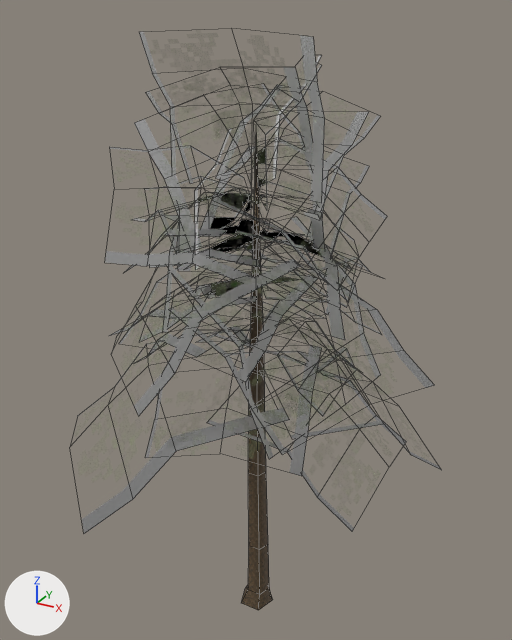
One commit to the FBX model Assets/SkythianCat/Hand_Painted_Nature_Kit_LITE/Meshes/Pine01.fbx: the scene before it, then after it.
Before and after are seen from a camera (50 mm lens) standing at (13.8, -25.1, 27.8) and looking at (-0.4, 0.7, 14.9). The lights are fixed; the arrows at lower left show +X, +Y and +Z. Mesh edges are drawn as thin lines. Where no turn or scale is listed for an object, it has been applied to the vertices. Vertices at the same position are counted once.

Names of what the first picture shows: 'Pine01'.
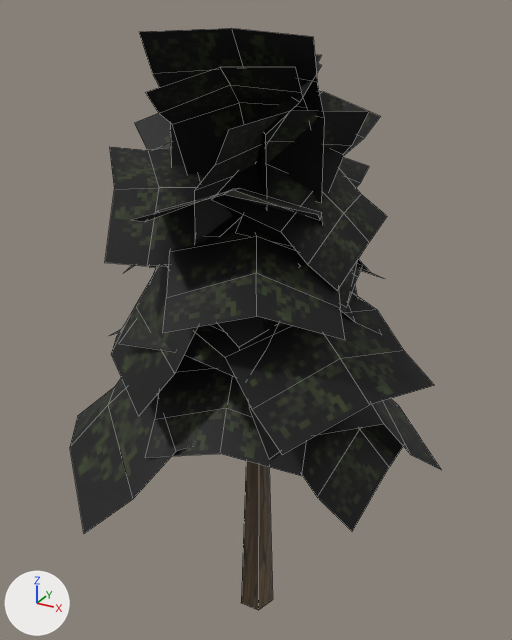
The change, as a diff of the scene's bpy script:
```diff
--- a/Assets/SkythianCat/Hand_Painted_Nature_Kit_LITE/Meshes/Pine01.fbx.py
+++ b/Assets/SkythianCat/Hand_Painted_Nature_Kit_LITE/Meshes/Pine01.fbx.py
@@ img_pine_branch_png @@
-img_pine_branch_png = load_image('Pine_branch.png', '../Textures/Pine_branch.png', 512, 512, 'Non-Color')
+img_pine_branch_png = load_image('Pine_branch.png', '../Textures/Pine_branch.png', 512, 512, 'sRGB')
@@ mat_material_040 @@
 n0 = _N.new('ShaderNodeBsdfPrincipled'); n0.name = 'Principled BSDF'
 n2.image = img_pine_branch_png
-n3 = _N.new('ShaderNodeTexImage'); n3.name = 'Image Texture.001'
-n3.image = img_pine_branch_png
-n4 = _N.new('ShaderNodeTexImage'); n4.name = 'Image Texture.002'
-n4.image = img_pine_branch_png
 _L.new(n2.outputs[0], n0.inputs[0])  # 'Color' to 'Base Color'
-_L.new(n3.outputs[0], n0.inputs[18])  # 'Color' to 'Transmission Weight'
-_L.new(n4.outputs[0], n0.inputs[4])  # 'Color' to 'Alpha'
 _L.new(n0.outputs[0], n1.inputs[0])  # 'BSDF' to 'Surface'
@@ me_cylinder_027 @@
 # used by ob_pine01; location = (0.0, 0.0, 0.0)
-me_cylinder_027.from_pydata(...)  # 432 vertices, 233 faces; spans x -9.3..8.2, y -8.7..8.1, z -0.8..27.2
+me_cylinder_027.from_pydata(...)  # 407 vertices, 203 faces; spans x -9.3..8.2, y -8.7..8.1, z -0.8..27.2
+# me_cylinder_027 part 1
+# 26 vertices are removed from x -0.4..0.7, y -0.5..0.6, z 0.0..23.6
+# 35 faces are deleted
+# 1 vertex is added at (0.1, 0.0, 24.8)
+# 5 new faces join them, mat_material_039 (picture img_bark3_2_png)
 me_cylinder_027.materials.append(mat_material_039)
```

Pixel boxes (x1, y1, x2, y2) of what changed, in the pictures (512 x 640 px):
'Pine01', surface changed, reshaped (grey to black)
    before: (78, 32, 441, 610)
    after: (70, 28, 441, 610)
part 1 of me_cylinder_027, cut back
    before: (241, 126, 273, 610)
    after: (241, 461, 273, 610)
